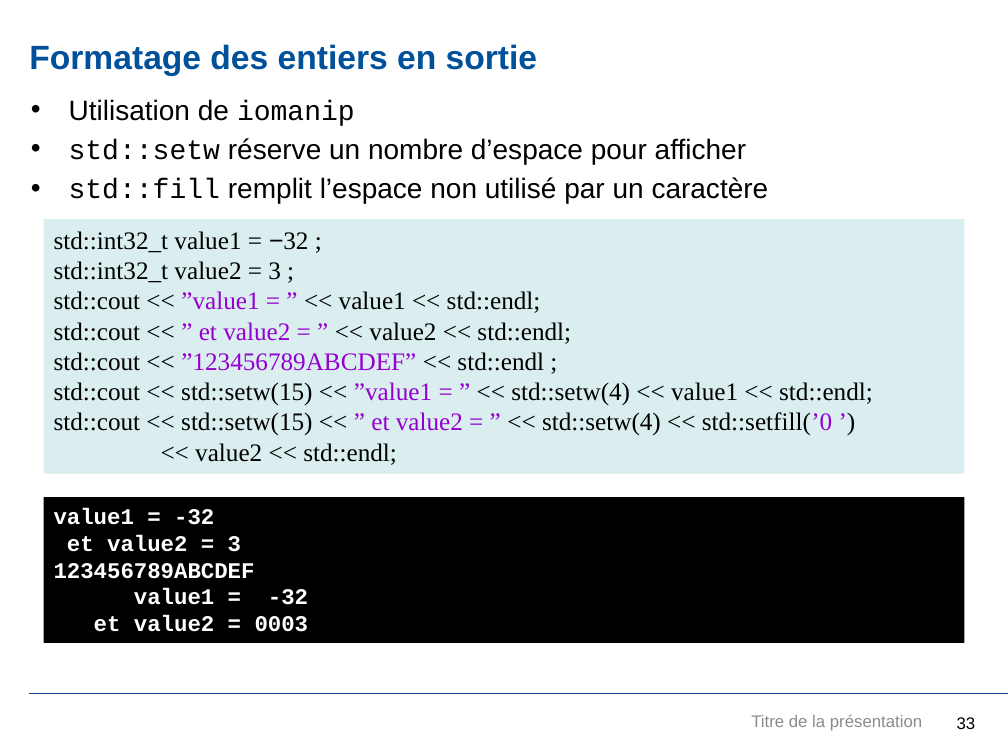
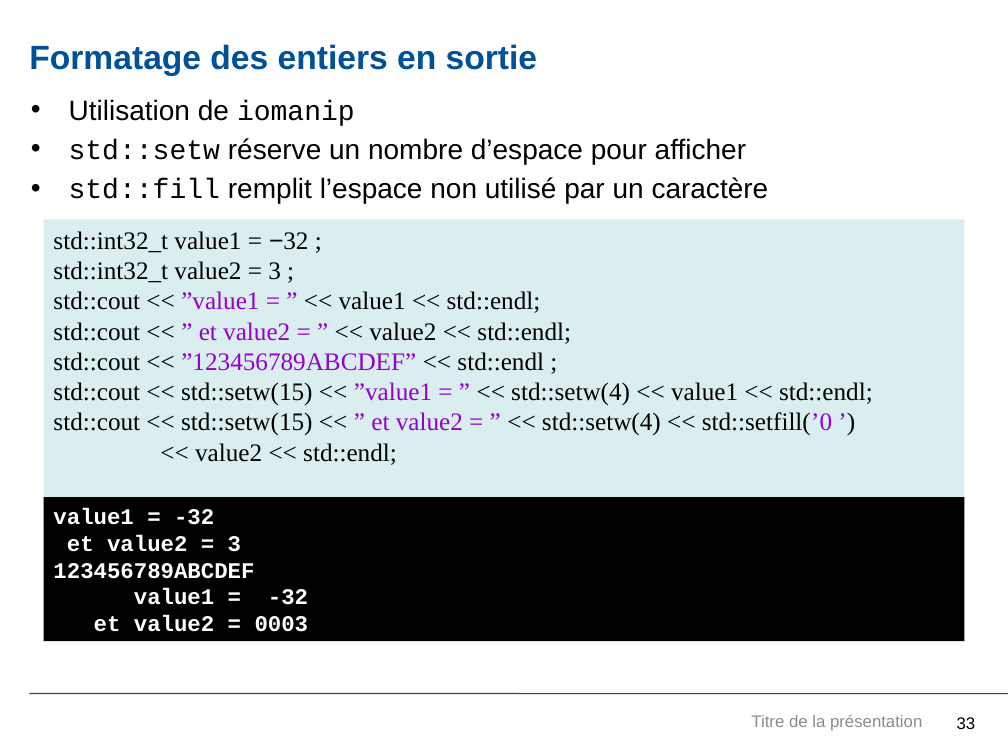
Before and after one commit to JuvignyEnsta/C-2020, a slide deck: slide 33 of Transparents/InitiationCpp.pptx. Drawn at 1008x756 pixels with LibreOffice and Linux fonts; fonts in the diff are those of the drawing; background and template pictures are left out. Boxes give left, top, right and bottom in pixels: in the first picture for what was removed or moved away, otherwise in the second. Text is boxed around its words. In the diff, an @@ line names an element or a change of style, - is before the commit and + after.

```diff
--- a/Transparents/InitiationCpp.pptx
+++ b/Transparents/InitiationCpp.pptx
@@ rectangle "std::int32_t value1 = −32 ;": place and size @@
-rectangle "std::int32_t value1 = −32 ;" at <box>43,220,964,474</box>
+rectangle "std::int32_t value1 = −32 ;" at <box>43,220,964,532</box>
@@ text "Titre de la présentation" at <box>751,715,922,731</box>: text colour #8C8C8C to #8B8B8B @@
```
Also in this commit, not shown: 59 other slides changed, 37 slides added, 20 other files.
